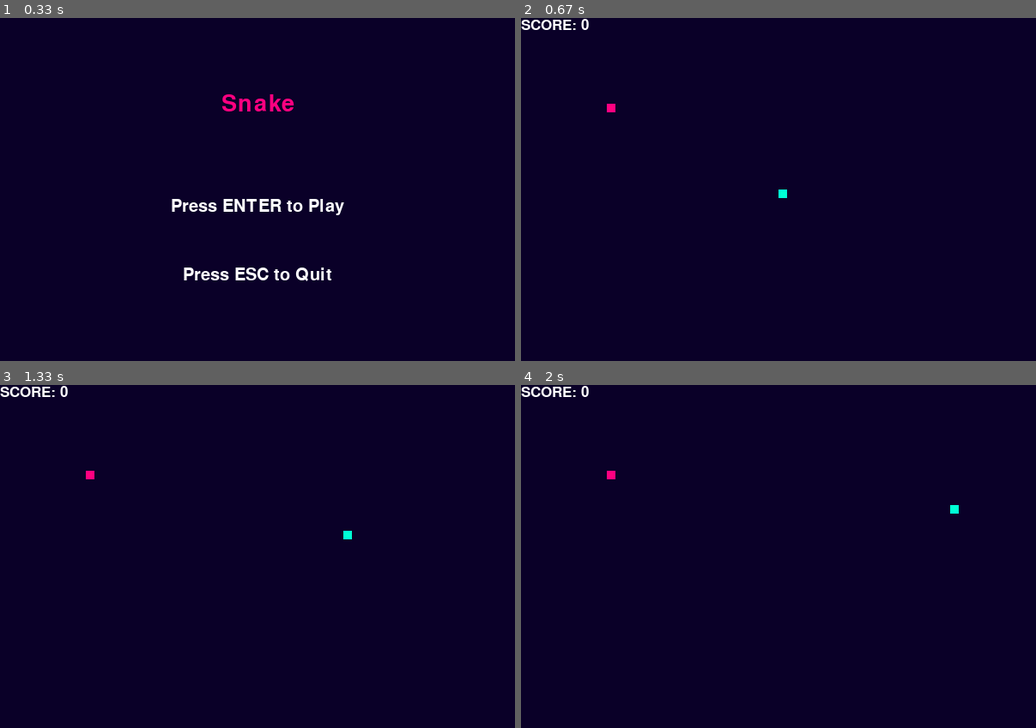
Above: before the commit, frames 1-4 (two rows, left to right).
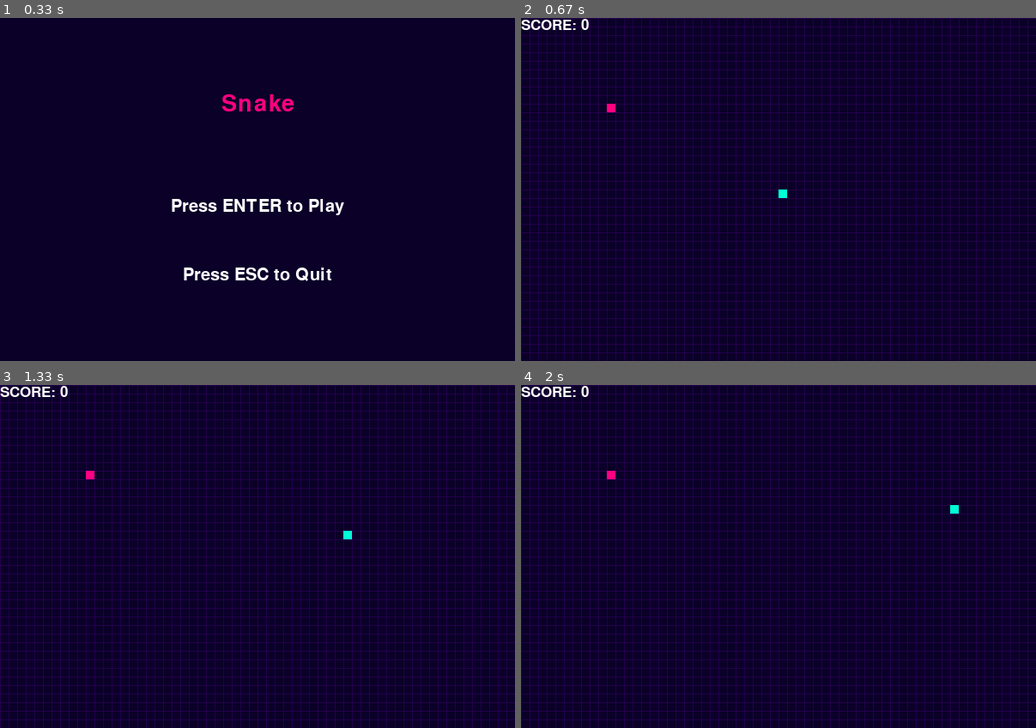
Above: after the commit, the same moments.

Repository: lukecassidy/pygame-snake
Game: pygame game, started from app/app.py
Two runs of this game, one before a commit and one after it. Both use one fixed random seed, a clock stepped at 60 frames per second and the inputs below.
Inputs:
- Up to frame 1 (0.33 s): no input
- Up to frame 2 (0.67 s): tap Enter at 0.33 s
- Up to frame 3 (1.33 s): hold Right 0.67-1.13 s; hold Up from 1.17 s (still down)
- Up to frame 4 (2 s): release Up at 1.47 s; hold Right 1.5-1.97 s

Frame 1 is identical in both runs. In frame 2, 19% of the frame differs, in the area x 0-100%, y 0-100%; in frame 3, 19%; in frame 4, 19%.

Commit message:
Add a grid overlay for nicer visuals

Diff:
--- a/app/app.py
+++ b/app/app.py
@@ -52,6 +52,13 @@
         self.font_small = pygame.font.SysFont(None, 25)
         self.font_med = pygame.font.SysFont(None, 30)
         self.font_large = pygame.font.SysFont(None, 40)
+
+        # Create a grid overlay for some nice visuals
+        self.grid_surface = pygame.Surface((self.screen_width, self.screen_height), pygame.SRCALPHA)
+        for x in range(0, self.screen_width, CONFIG.BLOCK_SIZE):
+            pygame.draw.line(self.grid_surface, COLOURS.BLUE, (x, 0), (x, self.screen_height), 1)
+        for y in range(0, self.screen_height, CONFIG.BLOCK_SIZE):
+            pygame.draw.line(self.grid_surface, COLOURS.BLUE, (0, y), (self.screen_width, y), 1)
 
     def display_score(self):
         message = f"SCORE: {self.score}"
@@ -268,7 +275,9 @@
         if snake.check_boundaries():
             is_game_over = True
 
+        # Background and grid overlay
         game.surface.fill(COLOURS.NAVY)
+        game.surface.blit(game.grid_surface, (0, 0))
 
         pygame.draw.rect(game.surface, COLOURS.PINK, [food.x, food.y, food.block_size, food.block_size])
 
